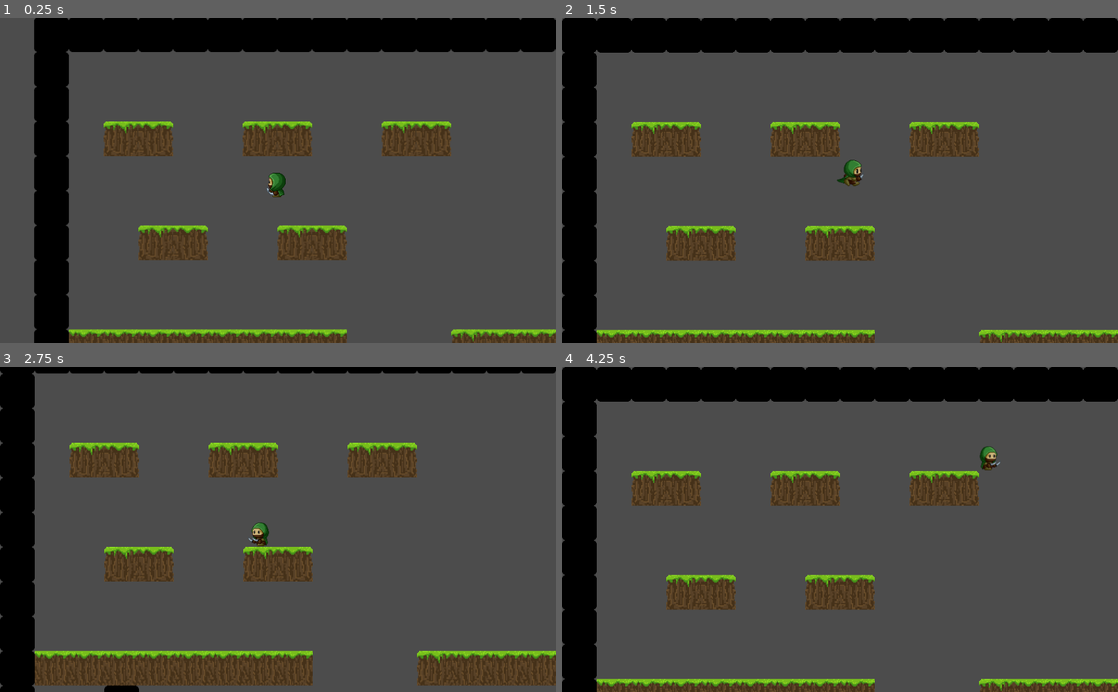
Above: before the commit, frames 1-4 (two rows, left to right).
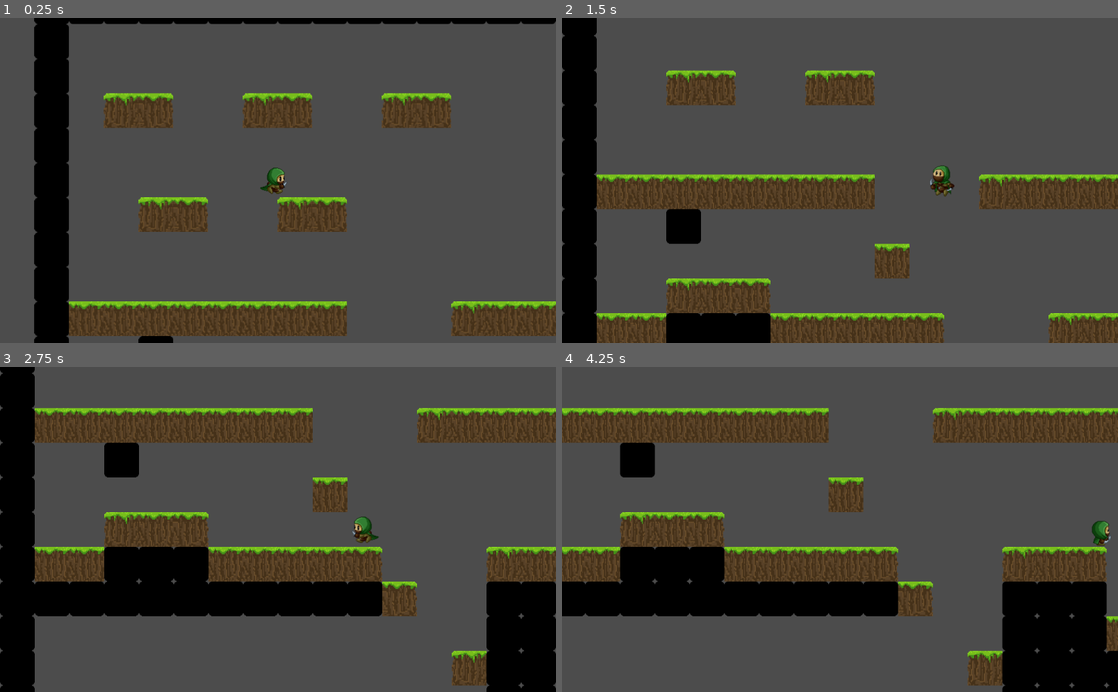
Above: after the commit, the same moments.

Repository: ClaudioKamoda/Eclipse-of-Medina
Game: Godot game, scene res://cenas/main.tscn
The game is run twice, just before and just after one commit, with the same random seed, the same clock (stepped at 60 frames per second) and the same inputs. The engine's default icon, where the game draws it, is replaced by a stand-in: a white triangle on a blue panel in a dark square.
Inputs:
- Up to frame 1 (0.25 s): no input
- Up to frame 2 (1.5 s): hold Up (ui_up) 0.53-1.28 s; hold Right (ui_right) from 0.53 s (still down); tap K (dash) at 0.6 s; tap Up (ui_up) at 1.35 s
- Up to frame 3 (2.75 s): tap Up (ui_up) at 1.52, 1.82 s; tap K (dash) at 1.55, 2.1 s; release Right (ui_right) at 2.03 s; hold Left (ui_left) from 2.03 s (still down); hold Up (ui_up) from 2.03 s (still down)
- Up to frame 4 (4.25 s): release Left (ui_left) at 2.78 s; release Up (ui_up) at 2.78 s; hold Right (ui_right) from 2.78 s (still down); tap K (dash) at 2.85 s; tap Up (ui_up) at 3.02, 3.32 s; hold Up (ui_up) from 3.53 s (still down)

The runs differ from the first frame. In frame 1, 28% of the frame differs, in the area x 6-100%, y 0-100%; in frame 2, 37%; in frame 3, 42%; in frame 4, 54%, in the area x 0-100%, y 0-100%.

Commit message:
State endeavor

Diff:
--- a/cenas/main.tscn
+++ b/cenas/main.tscn
@@ -16,6 +16,9 @@
 
 [sub_resource type="ConvexPolygonShape2D" id=4]
 points = PoolVector2Array( 0, 0, 64, 0, 64, 64, 0, 64 )
+
+[sub_resource type="ConvexPolygonShape2D" id=6]
+points = PoolVector2Array( 0, 64, 64, 0, 64, 64, 0, 64 )
 
 [sub_resource type="TileSet" id=5]
 0/name = "icon.png 0"
@@ -82,6 +85,32 @@
 "shape_transform": Transform2D( 1, 0, 0, 1, 0, 0 )
 } ]
 3/z_index = 0
+4/name = "Tiles_64x64.png 4"
+4/texture = ExtResource( 3 )
+4/tex_offset = Vector2( 0, 0 )
+4/modulate = Color( 1, 1, 1, 1 )
+4/region = Rect2( 0, 448, 64, 64 )
+4/tile_mode = 0
+4/occluder_offset = Vector2( 0, 0 )
+4/navigation_offset = Vector2( 0, 0 )
+4/shapes = [ {
+"autotile_coord": Vector2( 0, 0 ),
+"one_way": false,
+"one_way_margin": 1.0,
+"shape": SubResource( 6 ),
+"shape_transform": Transform2D( 1, 0, 0, 1, 0, 0 )
+} ]
+4/z_index = 0
+5/name = "Tiles_64x64.png 5"
+5/texture = ExtResource( 3 )
+5/tex_offset = Vector2( 0, 0 )
+5/modulate = Color( 1, 1, 1, 1 )
+5/region = Rect2( 128, 448, 64, 64 )
+5/tile_mode = 0
+5/occluder_offset = Vector2( 0, 0 )
+5/navigation_offset = Vector2( 0, 0 )
+5/shapes = [  ]
+5/z_index = 0
 
 [node name="main" type="Node"]
 
--- a/cenas/player.tscn
+++ b/cenas/player.tscn
@@ -17,6 +17,7 @@
 [ext_resource path="res://imagens/Rogue/Jump/jump5.png" type="Texture" id=15]
 [ext_resource path="res://imagens/Rogue/Jump/jump6.png" type="Texture" id=16]
 [ext_resource path="res://imagens/Rogue/Jump/jump7.png" type="Texture" id=17]
+[ext_resource path="res://scripts/PlayerFSM.gd" type="Script" id=18]
 
 [sub_resource type="SpriteFrames" id=1]
 animations = [ {
@@ -36,8 +37,9 @@
 "speed": 10.0
 } ]
 
-[sub_resource type="RectangleShape2D" id=2]
-extents = Vector2( 23.6143, 28.9889 )
+[sub_resource type="CapsuleShape2D" id=2]
+radius = 16.3631
+height = 22.9747
 
 [sub_resource type="RectangleShape2D" id=3]
 extents = Vector2( 24.7294, 31.975 )
@@ -45,17 +47,20 @@
 [node name="player" type="KinematicBody2D"]
 script = ExtResource( 1 )
 timerPath = NodePath("timer")
+AnimatedSpritePath = NodePath("AnimatedSprite")
 
 [node name="AnimatedSprite" type="AnimatedSprite" parent="."]
 frames = SubResource( 1 )
-animation = "Corrida"
-frame = 1
+animation = "Parado"
 playing = true
 offset = Vector2( -22, -14 )
 flip_h = true
 
+[node name="StateMachine" type="Node2D" parent="."]
+script = ExtResource( 18 )
+
 [node name="CollisionShape2D" type="CollisionShape2D" parent="."]
-position = Vector2( -3.17773, 3.36934 )
+position = Vector2( -2.97383, 5.2045 )
 shape = SubResource( 2 )
 
 [node name="timer" type="Timer" parent="."]
@@ -63,6 +68,7 @@
 one_shot = true
 
 [node name="Camera2D" type="Camera2D" parent="."]
+position = Vector2( 0, 1.46303 )
 current = true
 drag_margin_v_enabled = false
 
--- a/project.godot
+++ b/project.godot
@@ -8,9 +8,14 @@
 
 config_version=4
 
-_global_script_classes=[  ]
+_global_script_classes=[ {
+"base": "Node",
+"class": "StateMachine",
+"language": "GDScript",
+"path": "res://scripts/state_machine.gd"
+} ]
 _global_script_class_icons={
-
+"StateMachine": ""
 }
 
 [application]
--- /dev/null
+++ b/scripts/PlayerFSM.gd
@@ -0,0 +1,60 @@
+extends "res://scripts/state_machine.gd"
+
+# Called when the node enters the scene tree for the first time.
+func _ready():
+	add_state("parado")
+	add_state("run")
+	add_state("jump")
+	add_state("dash")
+	call_deferred("set_state", states.parado)
+
+func _input(event):
+	if [states.parado, states.run].has(state):
+		if event.is_action_pressed("ui_up"):
+			parent.velocity.y = -parent.JUMP_SPEED
+
+func _state_logic(delta):
+	parent._apply_movement()
+
+func _get_transition(delta):
+	print(state)
+	match state:
+		states.parado:
+			if !parent.is_on_floor():
+				if parent.velocity.y < 0:
+					return states.jump
+			elif parent.velocity.x != 0:
+				return states.run
+		states.run:
+			if !parent.is_on_floor():
+				if parent.velocity.y < 0:
+					return states.jump
+			elif parent.velocity.x == 0:
+				return states.parado
+		states.jump:
+			if parent.is_on_floor():
+				return states.parado
+
+	return null
+
+func _enter_state(new_state, old_state):
+	match new_state:
+		states.parado:
+			parent.anim.play("Parado")
+
+		states.run:
+			if(parent.anim.flip_h == true):
+				parent.anim.offset.x = 15
+				parent.anim.flip_h = false
+			else:
+				parent.anim.offset.x = -22
+				parent.anim.flip_h = true
+
+			parent.anim.play("Corrida")
+
+		states.jump:
+			parent.anim.play("Pulo")
+
+
+func _exit_state(old_state, new_state):
+	pass
--- a/scripts/player.gd
+++ b/scripts/player.gd
@@ -1,6 +1,9 @@
 extends KinematicBody2D
 
 export (NodePath) var timerPath
+export (NodePath) var AnimatedSpritePath
+
+onready var anim = get_node(AnimatedSpritePath)
 
 onready var timer = get_node(timerPath)
 var SPEED = 200
@@ -18,33 +21,16 @@
 func _ready():
 	camHandler.connect("area_entered", self, "new_camera_snap")
 
+
 func _physics_process(delta):
 	if camTween.is_active():
-		#velocity = Vector2(0,0)
+#		#velocity = Vector2(0,0)
 		return
 
-	# ANIMAÇÕES
-	if(Input.is_action_pressed("ui_right")):
-		if($AnimatedSprite.flip_h == true):
-			$AnimatedSprite.offset.x = 15
-			$AnimatedSprite.flip_h = false
-		$AnimatedSprite.play("Corrida")
-
-	elif(Input.is_action_pressed("ui_left")):
-		if($AnimatedSprite.flip_h == false):
-			$AnimatedSprite.offset.x = -22
-			$AnimatedSprite.flip_h = true
-		$AnimatedSprite.play("Corrida")
-
-	elif Input.is_action_pressed("ui_up"):
-		$AnimatedSprite.play("Pulo")
-
-	else:
-		if(is_on_floor()):
-			$AnimatedSprite.play("Parado")
 
 
 	# AÇÕES
+func _apply_movement():
 
 	movedir = -int(Input.is_action_pressed("ui_left")) + int(Input.is_action_pressed("ui_right"))
 
@@ -52,10 +38,6 @@
 	velocity.y += GRAVITY
 
 	velocity = move_and_slide(velocity, Vector2(0,-1))
-
-	if Input.is_action_just_pressed("ui_up"):
-		velocity.y = -JUMP_SPEED
-
 
 	if Input.is_action_just_pressed("dash"):
 		SPEED += 800
--- /dev/null
+++ b/scripts/state_machine.gd
@@ -0,0 +1,40 @@
+extends Node
+class_name StateMachine
+
+var state = null
+var previous_state = null
+var states = {}
+
+onready var parent = get_parent()
+
+func _physics_process(delta):
+	if state != null:
+		_state_logic(delta)
+		var transition = _get_transition(delta)
+		if transition != null:
+			set_state(transition)
+
+func _state_logic(delta):
+	pass
+
+func _get_transition(delta):
+	return null
+
+func _enter_state(new_state, old_state):
+	pass
+
+func _exit_state(old_state, new_state):
+	pass
+
+func set_state(new_state):
+	previous_state = state
+	state = new_state
+
+	if previous_state != null:
+		_exit_state(previous_state, new_state)
+	if new_state != null:
+		_enter_state(new_state, previous_state)
+
+
+func add_state(state_name):
+	states[state_name] = states.size()
Not shown: 1 places in cenas/main.tscn that only renumber resources
Not shown: 1 places in cenas/player.tscn that only renumber resources
